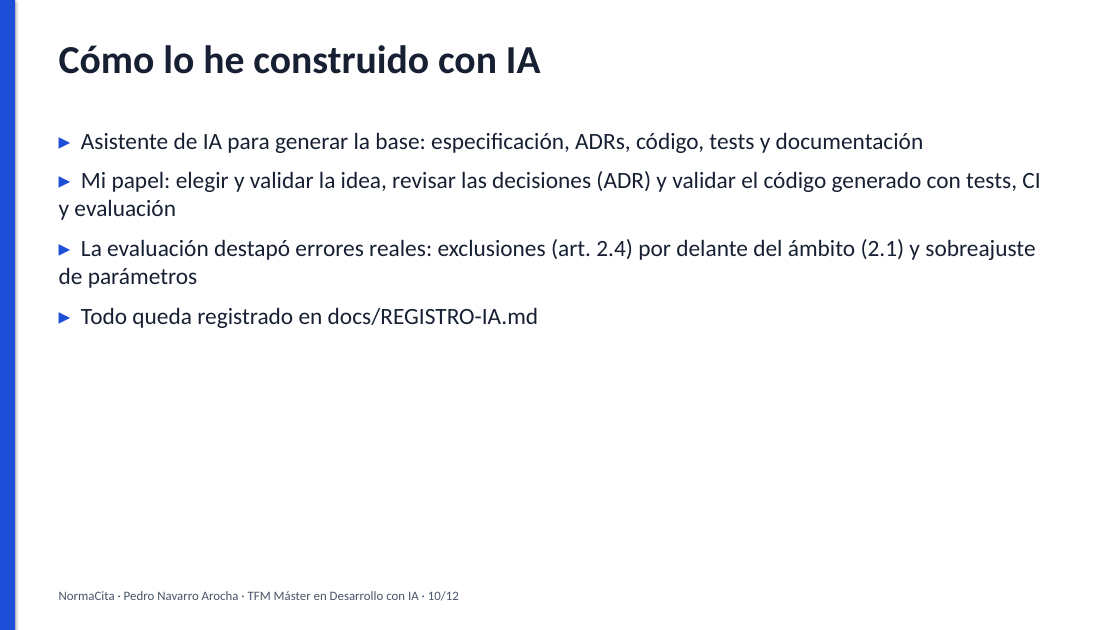
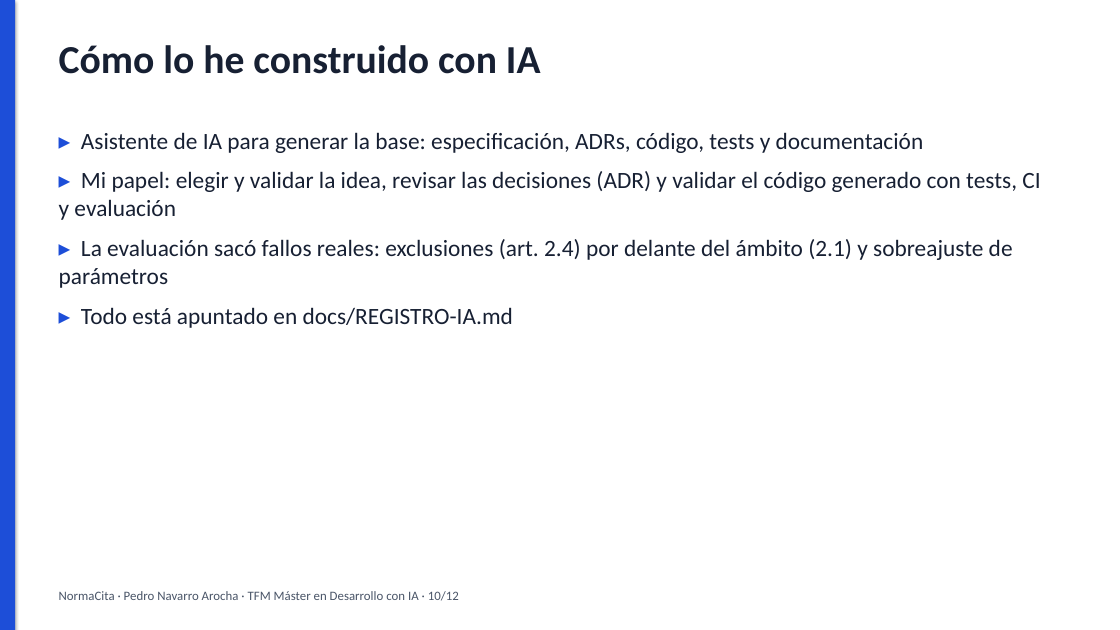
Before and after one commit to pedronavarro-labs/normacita, a slide deck: slide 10 of docs/presentacion/NormaCita-slides.pptx. Drawn at 1120x630 pixels with LibreOffice and Linux fonts; fonts in the diff are those of the drawing. Boxes give left, top, right and bottom in pixels: in the first picture for what was removed or moved away, otherwise in the second. Text is boxed around its words. In the diff, an @@ line names an element or a change of style, - is before the commit and + after.

Commit message:
docs(entrega): tono más personal en README, memoria, slides y guion del vídeo
- README: descripción y secciones reescritas en lenguaje directo, sin emojis
  en las tablas ni lista de checks; se mantienen las secciones a–f.
- Memoria: prosa en primera persona, menos negritas y listas, limitaciones
  contadas tal cual; §10 (uso de IA) sigue diciendo que el código lo generó
  el asistente y que mi papel fue revisar, validar y decidir. Tres notas
  [PEDRO: ...] para completar con datos personales.
- Slides (guion y .pptx): notas del orador reescritas y cinco viñetas
  ajustadas; el texto del .pptx coincide con GUION-SLIDES.md.
- Guion del vídeo: narración reescrita con el mismo contenido y cifras.
- Sin cambios en código, tests, URLs, placeholders, AGENTS.md, ADR ni
  REGISTRO-IA.md.

```diff
--- a/docs/presentacion/NormaCita-slides.pptx
+++ b/docs/presentacion/NormaCita-slides.pptx
@@ text at bbox=[59, 239, 1013, 328]: text changed @@
-▸ La evaluación destapó errores reales: exclusiones (art. 2.4) por delante del ámbito (2.1) y sobreajuste de parámetros
-▸ Todo queda registrado en docs/REGISTRO-IA.md
+▸ La evaluación sacó fallos reales: exclusiones (art. 2.4) por delante del ámbito (2.1) y sobreajuste de parámetros
+▸ Todo está apuntado en docs/REGISTRO-IA.md
```
Also in this commit, not shown: 4 other slides changed, 4 other files.
